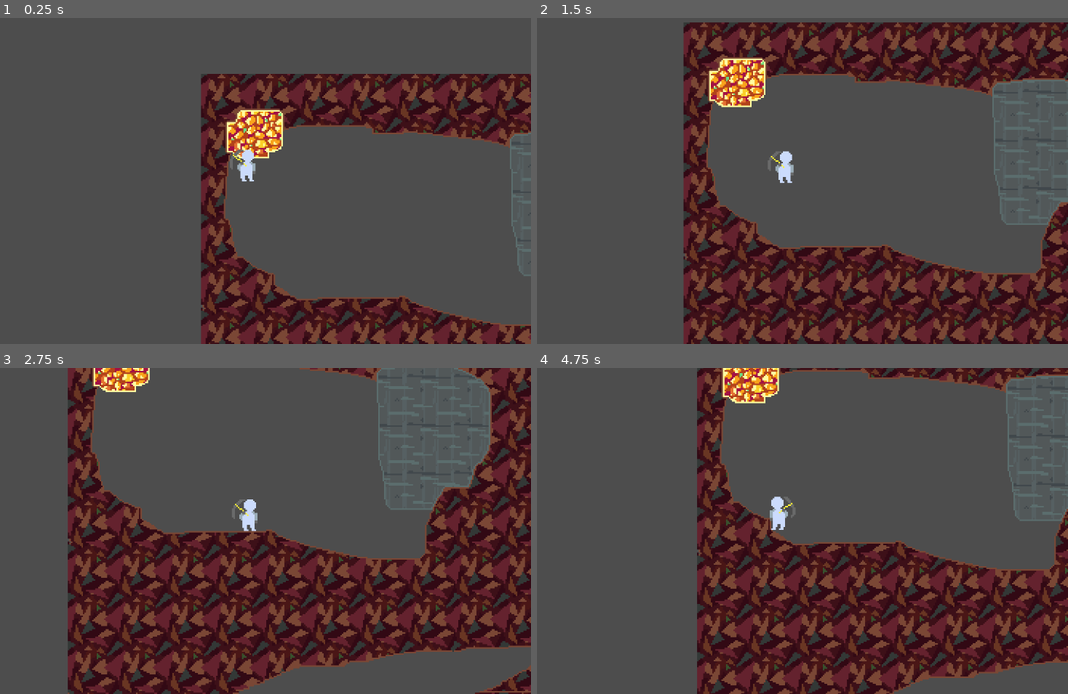
Above: before the commit, frames 1-4 (two rows, left to right).
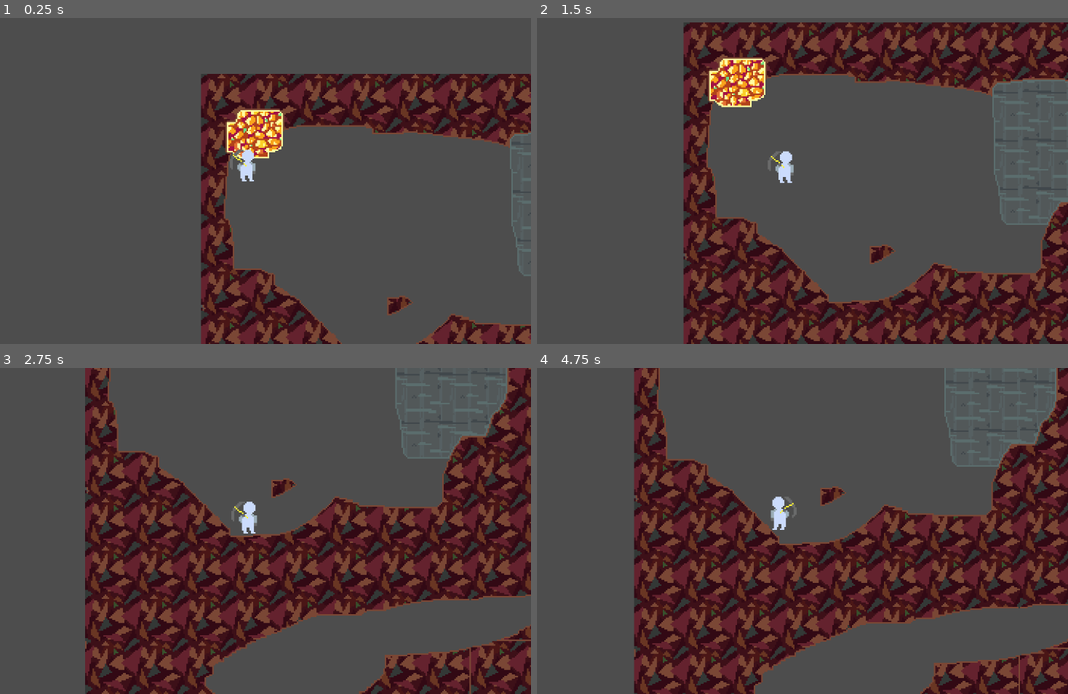
Above: after the commit, the same moments.

Repository: henriqueBD/core
Game: Godot game, scene res://scenes/game.tscn
Same seed, same stepped clock (60 frames per second), same inputs: the game is played once before the commit and once after it.
Inputs (mouse positions are in pixels of both pictures, inside the frame that each line leads up to):
- Up to frame 1 (0.25 s): no input
- Up to frame 2 (1.5 s): move the mouse to (903, 164) at 0.52 s; press the mouse at (903, 164) at 0.53 s; hold Right (ui_right) 0.53-1.28 s; tap Space (jump) at 0.77 s; move the mouse to (659, 197) at 1.27 s; release the mouse at (659, 197) at 1.28 s; hold Down (ui_down) from 1.28 s (still down); tap L (hit_pickaxe) at 1.35 s
- Up to frame 3 (2.75 s): tap Space (jump) at 1.52 s; click (122, 547) at 1.55 s; move the mouse to (297, 459) at 2.02 s; release Down (ui_down) at 2.03 s; press the mouse at (297, 459) at 2.03 s; hold Right (ui_right) from 2.03 s (still down)
- Up to frame 4 (4.75 s): move the mouse to (749, 596) at 2.77 s; release Right (ui_right) at 2.78 s; release the mouse at (749, 596) at 2.78 s; hold Up (ui_up) 2.78-3.53 s; tap Mouse wheel down (scroll_down) at 2.85 s; tap Space (jump) at 3.02, 3.77, 4.52 s; click (749, 596) at 3.05 s; move the mouse to (951, 579) at 3.52 s; press the mouse at (951, 579) at 3.53 s; hold Left (ui_left) from 3.53 s (still down); tap Mouse wheel up (scroll_up) at 3.6 s; move the mouse to (600, 482) at 4.27 s; release the mouse at (600, 482) at 4.28 s; tap Shift at 4.35 s; click (600, 482) at 4.55 s

The runs differ from the first frame. In frame 1, 3.1% of the frame differs, in the area x 43-93%, y 70-100%; in frame 2, 3.5%; in frame 3, 48%; in frame 4, 48%, in the area x 18-100%, y 0-100%.

Commit message:
Added save on exit feature

Diff:
--- a/scenes/chunk.tscn
+++ b/scenes/chunk.tscn
@@ -4,3 +4,4 @@
 
 [node name="Chunk" type="Node2D"]
 script = ExtResource("1_jtw3q")
+save_on_exit = true
--- a/scenes/game.tscn
+++ b/scenes/game.tscn
@@ -12,6 +12,7 @@
 script = ExtResource("1_lnu2h")
 
 [node name="Chunk" parent="." instance=ExtResource("2_yqjtg")]
+save_on_exit = false
 
 [node name="Player" parent="." instance=ExtResource("3_lnu2h")]
 position = Vector2(26, 68)
--- a/scripts/chunk_tile.gd
+++ b/scripts/chunk_tile.gd
@@ -441,7 +441,7 @@
 	if len(entities.id) > 0:
 		ResourceSaver.save(entities, "res://entities_map/" + str(coords.x) + "-" + str(coords.y) + ".res")
 
-func _exit_tree() -> void:
+func unload() -> void:
 	if changed_entities:
 		print("Saving chunk entities: " + str(coords))
 		_save_entities()
--- a/scripts/chunks.gd
+++ b/scripts/chunks.gd
@@ -11,6 +11,7 @@
 @onready var player: player_character = get_node("../Player")
 
 @export var chunks_load_radius: int = 3
+@export var save_on_exit: bool
 
 var chunksDict: Dictionary[Vector2i, chunk_tile] = {}
 var chunksBuffDict: Dictionary[Vector2i, bool]
@@ -65,18 +66,29 @@
 	add_objects(newChunk, entities)
 
 func unload_chunk(unloadCoords: Vector2i) -> void:
-	print("unloading " + str(unloadCoords))
-	if chunksDict.has(unloadCoords):
-		var chunk_to_remove: chunk_tile = chunksDict[unloadCoords]
-		chunksDict.erase(unloadCoords)
-		chunk_to_remove.queue_free()
+	if !chunksDict.has(unloadCoords): return
+	var chunk_to_remove: chunk_tile = chunksDict[unloadCoords]
+
+	if save_on_exit:
+		print("unloading and saving " + str(unloadCoords))
+	else:
+		print("unloading " + str(unloadCoords))
+		chunk_to_remove._terrain_really_changed = false
+		chunk_to_remove.changed_terrain = false
+		chunk_to_remove.changed_entities = false
+
+	chunk_to_remove.unload()
+	chunksDict.erase(unloadCoords)
+	chunk_to_remove.queue_free()
 
 func is_chunk_in_bounds(check: Vector2i) -> bool:
 	return FileAccess.file_exists(get_chunk_path(check))
 
 func world_to_chunk_key(world_pos: Vector2) -> Vector2i:
-	#return Vector2i((world_pos.x - self.position.x) / Global.CHUNK_SIDE , (world_pos.y - self.position.y) / Global.CHUNK_SIDE)
-	return Vector2i(world_pos.x / Global.CHUNK_SIDE , world_pos.y / Global.CHUNK_SIDE)
+	return Vector2i(
+		int(world_pos.x / Global.CHUNK_SIDE),
+		int(world_pos.y / Global.CHUNK_SIDE)
+	)
 
 func world_to_chunk(world_pos: Vector2) -> chunk_tile:
 	var key: Vector2i = world_to_chunk_key(world_pos)
@@ -231,3 +243,7 @@
 	chunksDict[new_chunk_pos] = newChunk
 
 #endregion
+
+func _exit_tree() -> void:
+	for k: Vector2i in chunksDict.keys():
+		unload_chunk(k)
--- a/scripts/playerLogic.gd
+++ b/scripts/playerLogic.gd
@@ -39,9 +39,7 @@
 var _horizontal_input: float
 var _vertical_input: float
 var _delta_time: float
-var _looking_foward: bool = true
-
-var _try_tunelling_end_ms: int
+
 var _should_try_tunnel: bool
 var _is_tunneling: bool
 
Not shown, changed: assets/sprites/Walking.png.import
Not shown, changed: assets/sprites/breakFoward.png.import
Not shown, changed: assets/sprites/idle.png.import
Not shown, changed: assets/sprites/idleold.png.import
Not shown, changed: assets/sprites/jump.png.import
Not shown, changed: assets/sprites/spherealbedo.png.import
Not shown, changed: assets/sprites/spherenormal.png.import
Not shown, changed: assets/sprites/stone.png.import
Not shown, changed: assets/sprites/terrain/clovium.png.import
Not shown, changed: assets/sprites/terrain/dirt.png.import
Not shown, changed: assets/sprites/terrain/gold.png.import
Not shown, changed: assets/sprites/terrain/stone.png.import
(and 5 more such lines)
